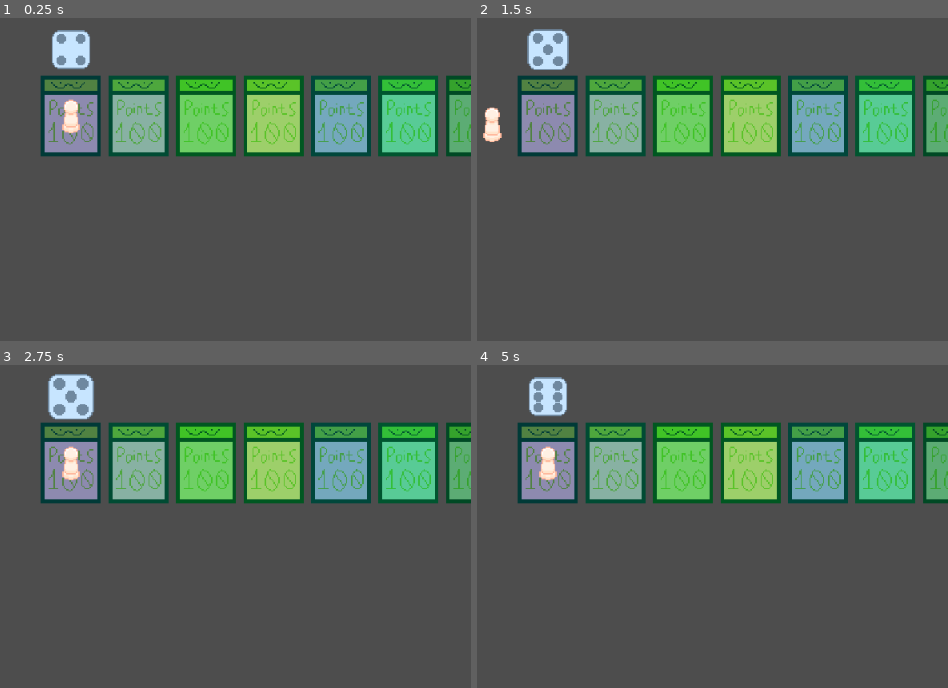
Above: before the commit, frames 1-4 (two rows, left to right).
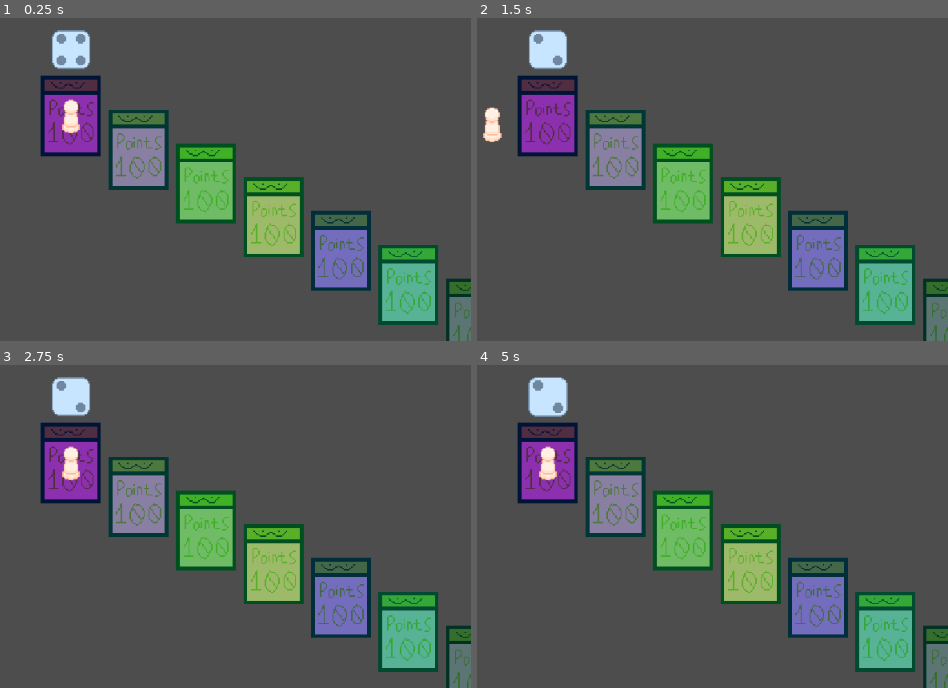
Above: after the commit, the same moments.

Repository: EnderS4m/SmorgasBoard
Game: Godot game, scene res://scenes/Main.tscn
Same seed, same stepped clock (60 frames per second), same inputs: the game is played once before the commit and once after it.
Inputs (mouse positions are in pixels of both pictures, inside the frame that each line leads up to):
- Up to frame 1 (0.25 s): no input
- Up to frame 2 (1.5 s): tap Enter at 0.5 s; drag from (547, 118) to (886, 124) at 0.52 s; drag from (outside the picture) to (886, 124) at 1.27 s
- Up to frame 3 (2.75 s): move the mouse to (outside the picture) at 2.02 s; click (outside the picture) at 2.1 s
- Up to frame 4 (5 s): drag from (509, 552) to (816, 471) at 2.77 s; move the mouse to (787, 529) at 3.52 s; click (787, 529) at 3.6 s; drag from (outside the picture) to (816, 471) at 4.27 s

The runs differ from the first frame. In frame 1, 34% of the frame differs, in the area x 8-100%, y 17-100%; in frame 2, 35%; in frame 3, 35%, in the area x 8-100%, y 2-100%; in frame 4, 35%.

Commit message:
On a Roll
Starting the frame work for getting the dice to roll. Set up an enumerator for the different states the dice can be in. Simple stuff, to be earnest

Diff:
--- a/scenes/entity/dice.tscn
+++ b/scenes/entity/dice.tscn
@@ -58,4 +58,6 @@
 animation = &"diceRoll"
 script = ExtResource("2_2ws8x")
 
+[node name="RollTimer" type="Timer" parent="."]
+
 [connection signal="frame_changed" from="." to="." method="_on_frame_changed"]
--- a/scripts/board/space_spawner.gd
+++ b/scripts/board/space_spawner.gd
@@ -5,6 +5,7 @@
 
 var boardLength: int = 10
 var spaceSpace: int = 54
+var spaceRise: int = 27
 
 # Called when the node enters the scene tree for the first time.
 func _ready():
@@ -14,9 +15,10 @@
 		space.position = position
 		# This line isn't really THAT important, mainly just
 		# proof of concept for random space generation
-		space.self_modulate = Color(randf_range(0.5,1),randf_range(0.5,1),randf_range(0.5,1),)
+		space.self_modulate = Color(randf_range(0.5,1),randf_range(0,1),randf_range(0.5,1))
 		add_sibling.call_deferred(space)
 		position.x += spaceSpace
+		position.y += spaceRise
 
 
 # Called every frame. 'delta' is the elapsed time since the previous frame.
--- a/scripts/entity/dice.gd
+++ b/scripts/entity/dice.gd
@@ -2,6 +2,20 @@
 signal dice_result(value: int)
 
 @onready var dice = $"."
+@onready var roll_timer = $RollTimer
+
+# Current state of the dice
+# IDLE: The dice slowly goes through random number results
+# ROLLING: The dice swiftly goes through random number results, slowing
+# down towards the end. Leads into the RESULT state when finished
+# RESULT: The dice is static and is showing off the result of the roll
+enum state {
+	IDLE,
+	ROLLING,
+	RESULT
+}
+# The current state of the dice, duh
+var curState
 
 # What ye be rollin'
 var result: int = 0
@@ -12,16 +26,27 @@
 var scaleUp: float = 1.25
 
 func _ready():
+	curState = state.IDLE
 	dice.frame = randi_range(0,5)
-	dice.play("diceRoll",0.75)
 
 func _process(delta):
+	result = dice.frame - 1
+
+	if curState == state.IDLE:
+		idle(0.25)
+
+	scaleEffect(delta)
+
+func _on_frame_changed():
+	if curState == state.IDLE or curState == state.ROLLING:
+		dice.frame = randi_range(0,5)
+		progress = 1
+	dice_result.emit(result)
+
+func scaleEffect(delta):
 	scale = Vector2(lerpf(1,scaleUp,progress),lerpf(1,scaleUp,progress))
 	if progress > 0.0:
 		progress -= 0.1 * delta * 60
 
-func _on_frame_changed():
-	dice.frame = randi_range(0,5)
-	result = dice.frame + 1
-	progress = 1
-	dice_result.emit(result)
+func idle(animSpeed: float):
+	dice.play("diceRoll",animSpeed)
